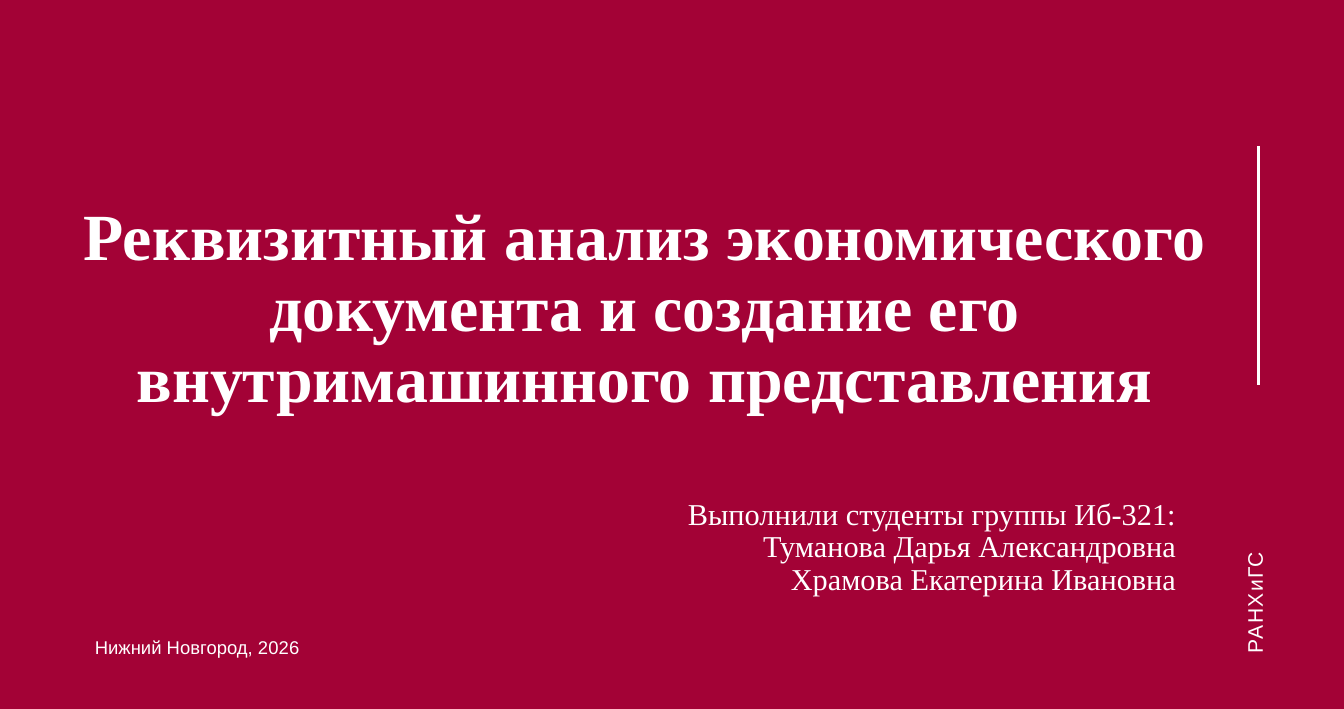
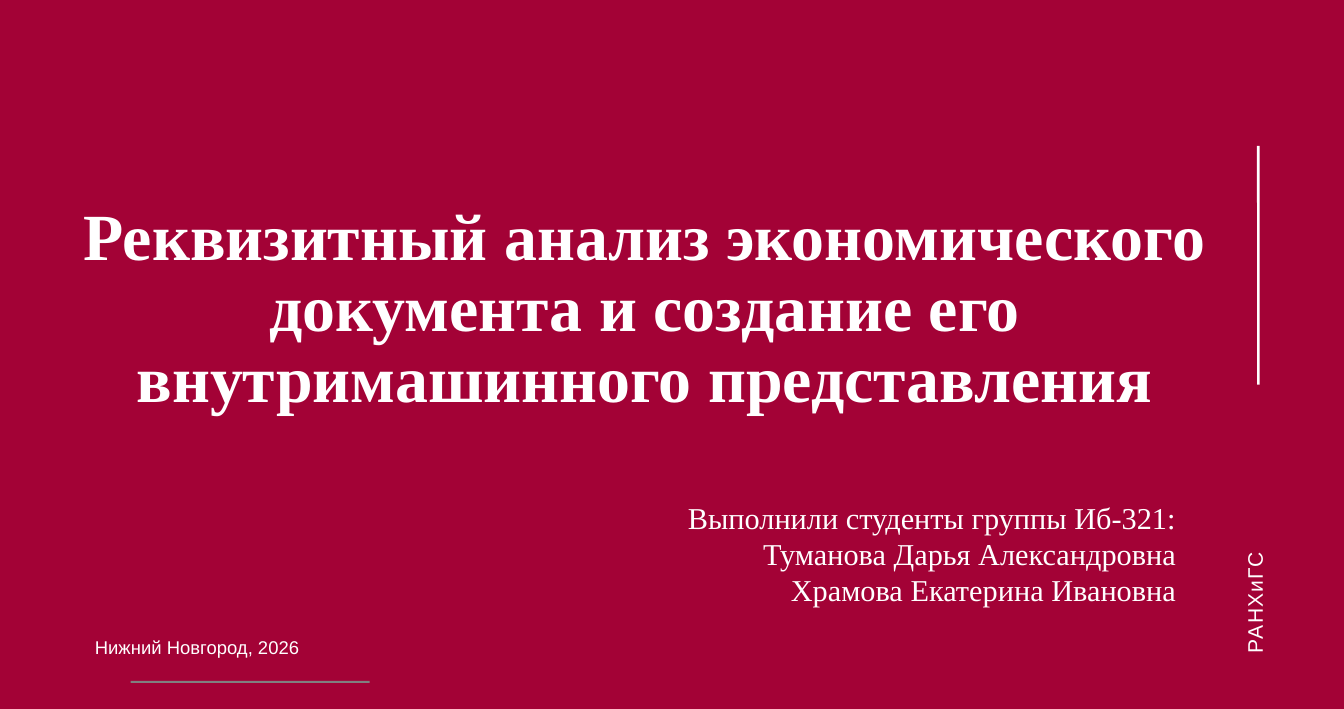
Before and after one commit to xramokkk/lab-2, a slide deck: slide 1 of лаб 2.pptx. Drawn at 1344x709 pixels with LibreOffice and Linux fonts; fonts in the diff are those of the drawing; background and template pictures are left out. Boxes give left, top, right and bottom in pixels: in the first picture for what was removed or moved away, otherwise in the second. Text is boxed around its words. In the diff, an @@ line names an element or a change of style, - is before the commit and + after.

```diff
--- a/лаб 2.pptx
+++ b/лаб 2.pptx
@@ text "Выполнили студенты группы Иб-321: Туманова ..." at box(688, 507, 1176, 608): line spacing 0.9 to 1 @@
@@ line added from (131, 682) to (370, 682), #808080 1.5 pt @@
```
Also in this commit, not shown: 37 other slides changed.
